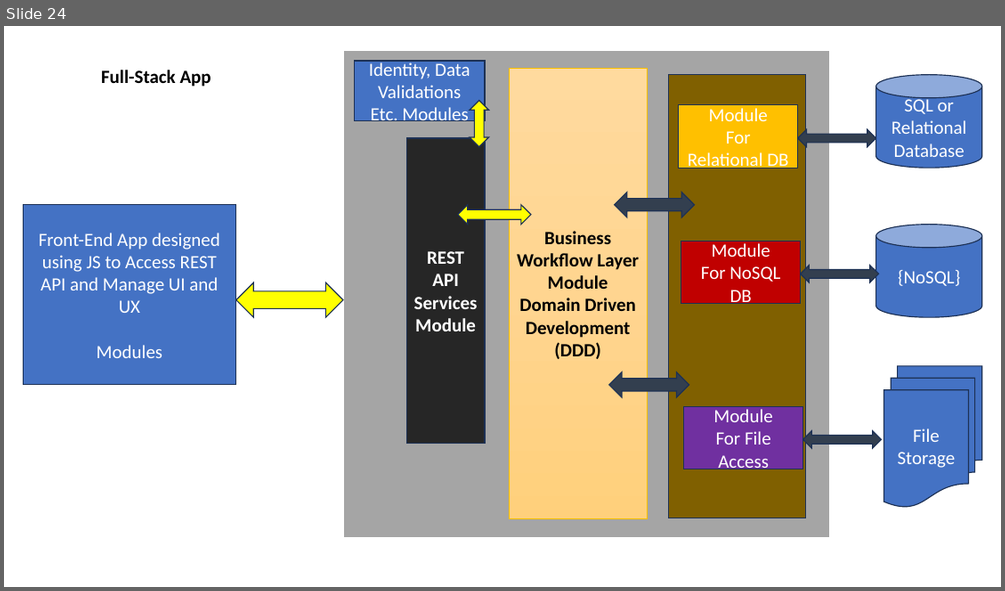
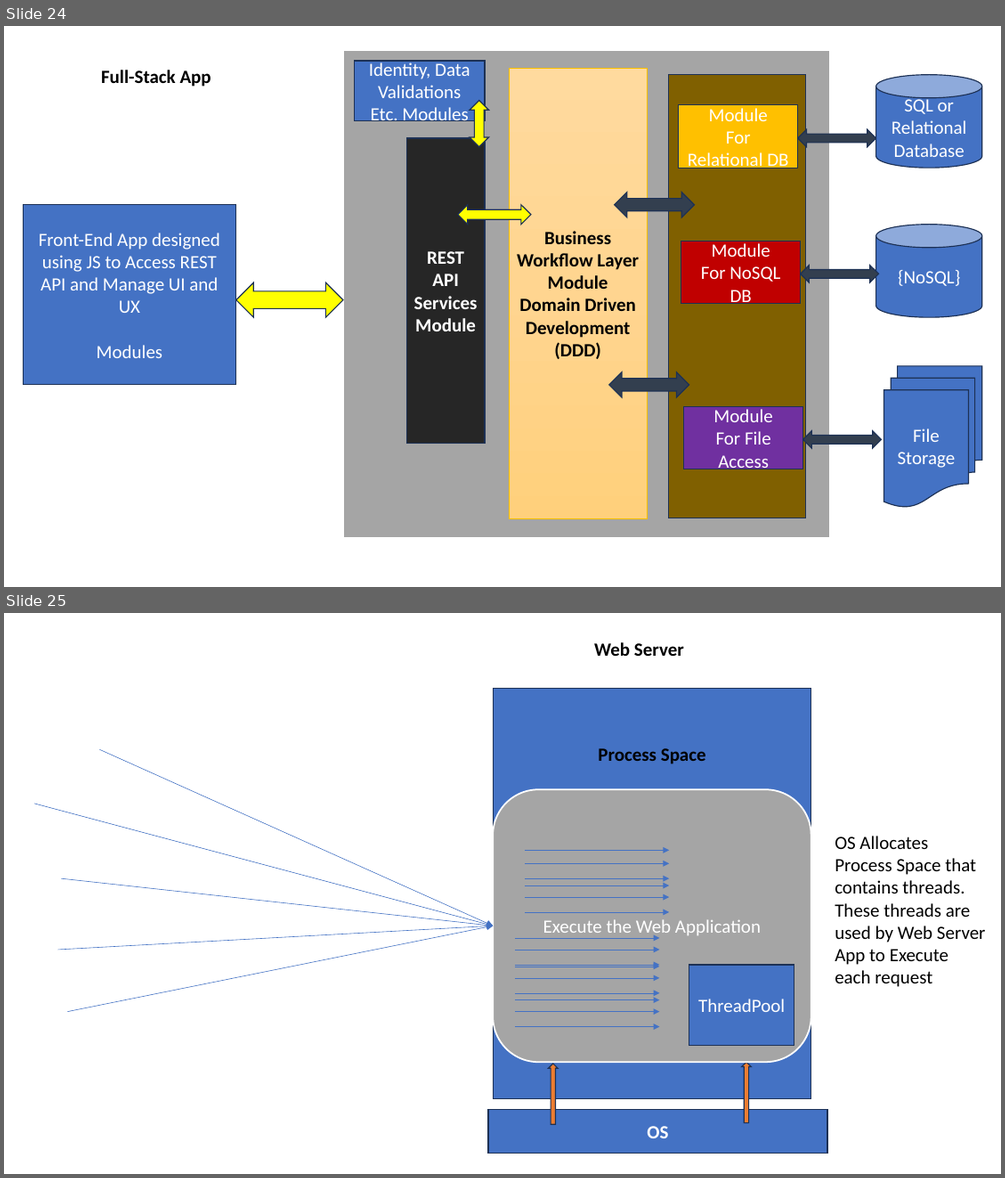
Before and after one commit to maheshsabnis/ugam, a slide deck: Training_Presentetions.pptx. Shown one above the other, each under a label of ours: slide 24 before the commit, slides 24 and 25 after it. The pictures are 1005x591 and 1005x1178 pixels, drawn with LibreOffice and Linux fonts; fonts in the diff are those of the drawing. Boxes give left, top, right and bottom in pixels: in the first picture for what was removed or moved away, otherwise in the second. Text is boxed around its words. In the diff, an @@ line names an element or a change of style, - is before the commit and + after.

```diff
--- a/Training_Presentetions.pptx
+++ b/Training_Presentetions.pptx
@@ slide 25 added at (4,613,1001,1174), background #FFFFFF @@
@@ text added at (594,642,684,656), 18 pt, text #000000, bold @@
+Web Server
@@ rectangle added at (493,689,811,1099), fill #4472C4, outline #1E3256 1 pt @@
@@ arrow added from (100, 750) to (493, 925), #4472C4 0.5 pt @@
@@ text added at (598,748,706,764), 18 pt, text #000000, bold @@
+Process Space
@@ rounded rectangle added at (493,789,811,1062), fill #A5A5A5, outline #FFFFFF 1.5 pt, 18 pt, text #FFFFFF @@
+Execute the Web Application
@@ arrow added from (34, 803) to (493, 925), #4472C4 0.5 pt @@
@@ arrow added from (526, 850) to (670, 850), #4472C4 0.5 pt @@
@@ text added at (834,835,986,987), 18 pt, text #000000 @@
+OS Allocates Process Space that contains threads. These threads are used by Web Server App to Execute each request
@@ arrow added from (62, 878) to (493, 925), #4472C4 0.5 pt @@
@@ arrow added from (526, 863) to (670, 863), #4472C4 0.5 pt @@
@@ arrow added from (526, 878) to (670, 878), #4472C4 0.5 pt @@
@@ arrow added from (526, 885) to (670, 885), #4472C4 0.5 pt @@
@@ arrow added from (526, 897) to (670, 897), #4472C4 0.5 pt @@
@@ arrow added from (57, 949) to (493, 925), #4472C4 0.5 pt @@
@@ arrow added from (67, 1012) to (493, 925), #4472C4 0.5 pt @@
@@ arrow added from (526, 912) to (670, 912), #4472C4 0.5 pt @@
@@ arrow added from (516, 938) to (660, 938), #4472C4 0.5 pt @@
@@ arrow added from (516, 949) to (660, 949), #4472C4 0.5 pt @@
@@ arrow added from (516, 966) to (660, 966), #4472C4 0.5 pt @@
@@ arrow added from (516, 978) to (660, 978), #4472C4 0.5 pt @@
@@ arrow added from (516, 965) to (660, 965), #4472C4 0.5 pt @@
@@ rectangle added at (689,965,794,1046), fill #4472C4, outline #1E3256 1 pt, 18 pt, text #FFFFFF @@
+ThreadPool
@@ arrow added from (516, 999) to (660, 999), #4472C4 0.5 pt @@
@@ arrow added from (516, 1012) to (660, 1012), #4472C4 0.5 pt @@
@@ arrow added from (516, 993) to (660, 993), #4472C4 0.5 pt @@
@@ arrow added from (516, 1027) to (660, 1027), #4472C4 0.5 pt @@
@@ up arrow added at (549,1063,558,1124), fill #ED7D31, outline #1E3256 1 pt @@
@@ up arrow added at (741,1062,751,1122), fill #ED7D31, outline #1E3256 1 pt @@
@@ rectangle added at (488,1110,827,1153), fill #4472C4, outline #1E3256 1 pt, 18 pt, text #FFFFFF, bold @@
+OS
```
Also in this commit, not shown: 1 other slide added, 8 other files.
